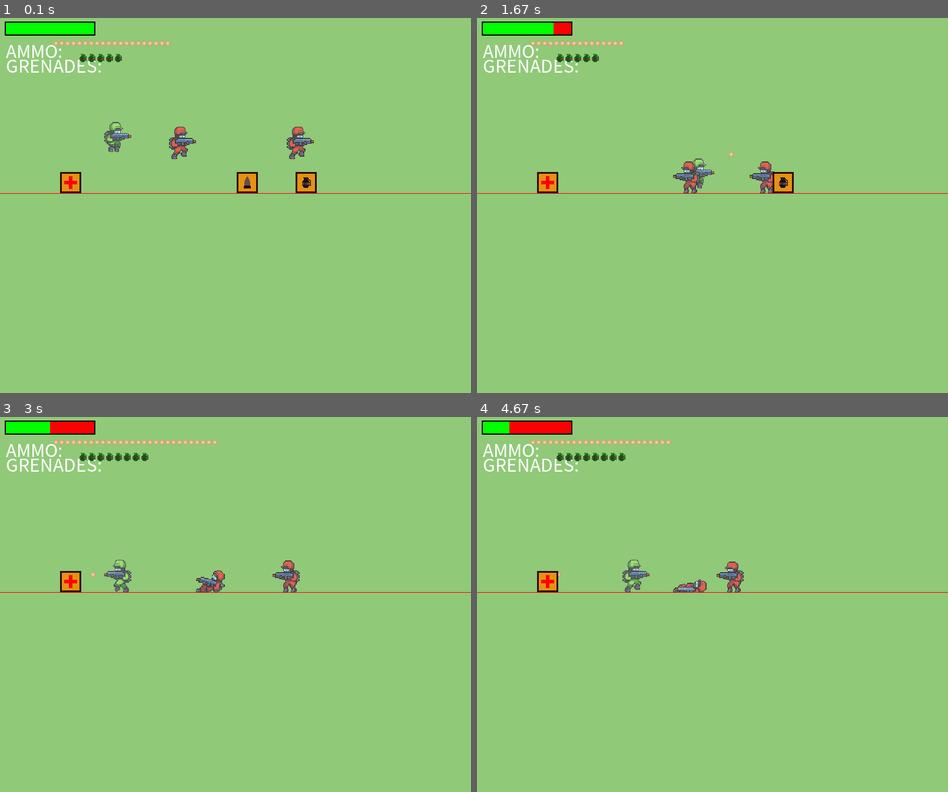
Above: before the commit, frames 1-4 (two rows, left to right).
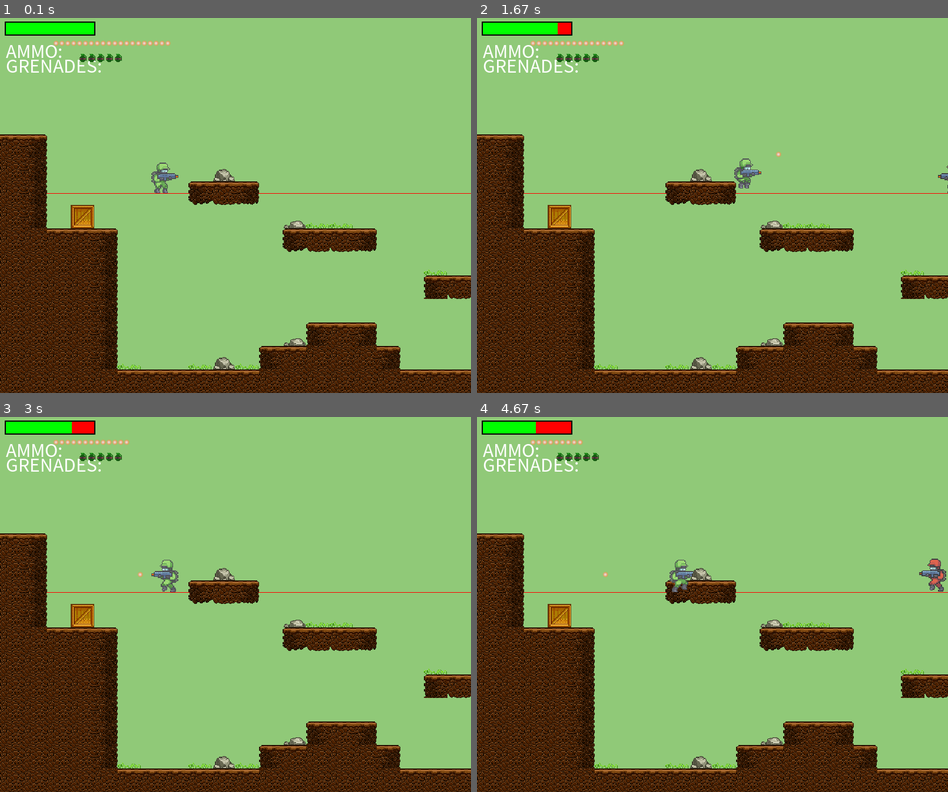
Above: after the commit, the same moments.

Repository: Rasha92zee/PygamePlatformer
Game: pygame game, started from main.py
Same seed, same stepped clock (60 frames per second), same inputs: the game is played once before the commit and once after it.
Inputs:
- Up to frame 1 (0.1 s): no input
- Up to frame 2 (1.67 s): tap Space at 0.33, 0.73, 1.03, 1.23, 1.57 s; hold D 0.67-1.13 s; hold W 1.17-1.47 s; hold D from 1.5 s (still down)
- Up to frame 3 (3 s): tap Space at 1.87, 2.07, 2.37, 2.63, 2.93 s; release D at 1.97 s; hold A 2-2.53 s; hold A 2.57-2.97 s
- Up to frame 4 (4.67 s): hold W 3-3.37 s; tap Space at 3.07, 3.47, 3.77, 4.13, 4.43, 4.63 s; hold D 3.4-4.03 s; hold A 4.07-4.53 s; hold D from 4.57 s (still down)

The runs differ from the first frame. In frame 1, 26% of the frame differs, in the area x 0-100%, y 27-100%; in frame 2, 26%; in frame 3, 26%; in frame 4, 26%.

Commit message:
Loading Levels

Diff:
--- a/main.py
+++ b/main.py
@@ -1,6 +1,7 @@
 import pygame
 import os
 import random
+import csv
 
 # Initialize pygame
 pygame.init()
@@ -18,7 +19,11 @@
 
 # Define game variables
 GRAVITY = 0.75
-TILE_SIZE = 40 # Tile in the game
+ROWS = 16
+COLS = 150
+TILE_SIZE = SCREEN_HEIGHT // ROWS
+TILE_TYPES = 21 # 21 Indiv. tiles
+level = 1
 
 # Define player action variables
 moving_left = False
@@ -27,7 +32,13 @@
 grenade = False
 grenade_thrown = False
 
-# Load images
+# LOAD images:
+# Store tiles in a list
+img_list = []
+for x in range(TILE_TYPES):  # 21 Types
+    img = pygame.image.load(f'img/Tile/{x}.png')
+    img = pygame.transform.scale(img, (TILE_SIZE, TILE_SIZE))
+    img_list.append(img)
 # bullet
 bullet_img = pygame.image.load('img/icons/bullet.png').convert_alpha()
 #grenade
@@ -227,11 +238,80 @@
             self.alive = False
             self.update_action(3)
 
-
-
     def draw(self): # Creates a method that draws the image (img) at the location (rect)
         screen.blit(pygame.transform.flip(self.image, self.flip, False), self.rect)
         # pygame.draw.rect(screen, RED, self.rect, 1) shows rect of player
+
+class World():
+    def __init__(self):
+        self.obstacle_list = []
+
+    def process_data(self, data):   # take info and process it
+        # iterate through each value in level data file
+        for y, row in enumerate(data):
+            for x, tile in enumerate(row):
+                if tile >= 0:       # -1 = empty space
+                    img = img_list[tile]
+                    # each loaded img will have a rect positioned based on the point on the grid * TILE_SIZE
+                    img_rect = img.get_rect()
+                    img_rect.x = x * TILE_SIZE
+                    img_rect.y = y * TILE_SIZE
+                    tile_data = (img, img_rect)
+                    if tile >= 0 and tile <= 8: #Dirt blocks
+                        self.obstacle_list.append(tile_data)
+                    elif tile >= 9 and tile <= 10:
+                        water = Water(img, x * TILE_SIZE, y * TILE_SIZE)
+                        water_group.add(water)  # Water
+                    elif tile >= 11 and tile <= 14:
+                        decoration = Decoration(img, x * TILE_SIZE, y * TILE_SIZE)
+                        decoration_group.add(decoration) # Decorations(grass, stone)
+                    elif tile == 15:
+                        # Player coordinates
+                        player = Soldier('player', x * TILE_SIZE, y * TILE_SIZE, 1.65, 5, 20, 5) # Creates instance named player
+                        health_bar = HealthBar(10, 10, player.health, player.health)
+                    elif tile ==16: # Create enemy
+                        enemy = Soldier('enemy', x * TILE_SIZE, y * TILE_SIZE, 1.65, 2, 20, 0) # Creates instance named player
+                        enemy_group.add(enemy)
+                    elif tile == 17: # create ammo box
+                        item_box = ItemBox('Ammo', x * TILE_SIZE, y * TILE_SIZE)
+                        item_box_group.add(item_box)
+                    elif tile == 18: # Create grenade box
+                        item_box = ItemBox('Grenade', x * TILE_SIZE, y * TILE_SIZE)
+                        item_box_group.add(item_box)
+                    elif tile == 19: # Create health box
+                        item_box = ItemBox('Health', x * TILE_SIZE, y * TILE_SIZE)
+                        item_box_group.add(item_box)
+                    elif tile == 20: # create exit
+                        exit = Exit(img, x * TILE_SIZE, y * TILE_SIZE)
+                        exit_group.add(exit)
+        return player, health_bar # since they are local
+
+    def draw(self):
+        for tile in self.obstacle_list:
+            screen.blit(tile[0], tile[1])
+
+class Decoration(pygame.sprite.Sprite):
+    def __init__(self, img, x, y):
+        pygame.sprite.Sprite.__init__(self)
+        self.image = img
+        self.rect = self.image.get_rect()
+        self.rect.midtop = (x + TILE_SIZE // 2, y + (TILE_SIZE - self.image.get_height()))
+
+
+class Water(pygame.sprite.Sprite):
+    def __init__(self, img, x, y):
+        pygame.sprite.Sprite.__init__(self)
+        self.image = img
+        self.rect = self.image.get_rect()
+        self.rect.midtop = (x + TILE_SIZE // 2, y + (TILE_SIZE - self.image.get_height()))
+
+class Exit(pygame.sprite.Sprite):
+    def __init__(self, img, x, y):
+        pygame.sprite.Sprite.__init__(self)
+        self.image = img
+        self.rect = self.image.get_rect()
+        self.rect.midtop = (x + TILE_SIZE // 2, y + (TILE_SIZE - self.image.get_height()))
+
 
 class ItemBox(pygame.sprite.Sprite):
     def __init__(self, item_type, x, y):
@@ -385,36 +465,40 @@
 grenade_group = pygame.sprite.Group()
 explosion_group = pygame.sprite.Group()
 item_box_group = pygame.sprite.Group()
+decoration_group = pygame.sprite.Group()
+water_group = pygame.sprite.Group()
+exit_group = pygame.sprite.Group()
+
 
 
 # INSTANCES -------------------------------------------------------------------
-# Temporary - create item boxes
-item_box = ItemBox('Health', 100, 260)
-item_box_group.add(item_box)
-item_box = ItemBox('Ammo', 400, 260)
-item_box_group.add(item_box)
-item_box = ItemBox('Grenade', 500, 260)
-item_box_group.add(item_box)
-
-
-# Player coordinates
-player = Soldier('player', 200, 200, 1.65, 5, 20, 5) # Creates instance named player
-health_bar = HealthBar(10, 10, player.health, player.health)
-
-enemy = Soldier('enemy', 500, 200, 1.65, 2, 20, 0) # Creates instance named player
-enemy2 = Soldier('enemy', 300, 200, 1.65, 2, 20, 0) # Creates instance named player
-
-enemy_group.add(enemy)
-enemy_group.add(enemy2)
-#--------------------------------------------------------------------------------
+
+# CREATE empty tile list
+world_data = []
+for row in range(ROWS):
+    r = [-1] * COLS # indiv. row
+    world_data.append(r)
+# LOAD in level data and create world
+with open(f'./Shooter/level{level}_data.csv', newline='') as csvfile:
+    reader = csv.reader(csvfile, delimiter=',')
+    for x, row in enumerate(reader):
+        for y, tile in enumerate(row):
+            world_data[x][y] = int(tile)
+
+world = World()
+player, health_bar = world.process_data(world_data)
+
+#-----------------------------------------------------csvfile,---------------------------
 
 # Main game loop
 run = True
 while run:
 
     clock.tick(FPS) # Controls framerate & ensures game runs at a consistent speed
-
+    # update bg
     draw_bg()
+    #draw world map
+    world.draw()
     #show player health
     health_bar.draw(player.health)
     # show ammo
@@ -437,11 +521,18 @@
     bullet_group.update()
     grenade_group.update()
     explosion_group.update()
+    item_box_group.update()
+    decoration_group.update()
+    water_group.update()
+    exit_group.update()
+
     bullet_group.draw(screen)
     grenade_group.draw(screen)
     explosion_group.draw(screen)
-    item_box_group.update()
     item_box_group.draw(screen)
+    decoration_group.draw(screen)
+    water_group.draw(screen)
+    exit_group.draw(screen)
 
     # update player actions
     if player.alive:
